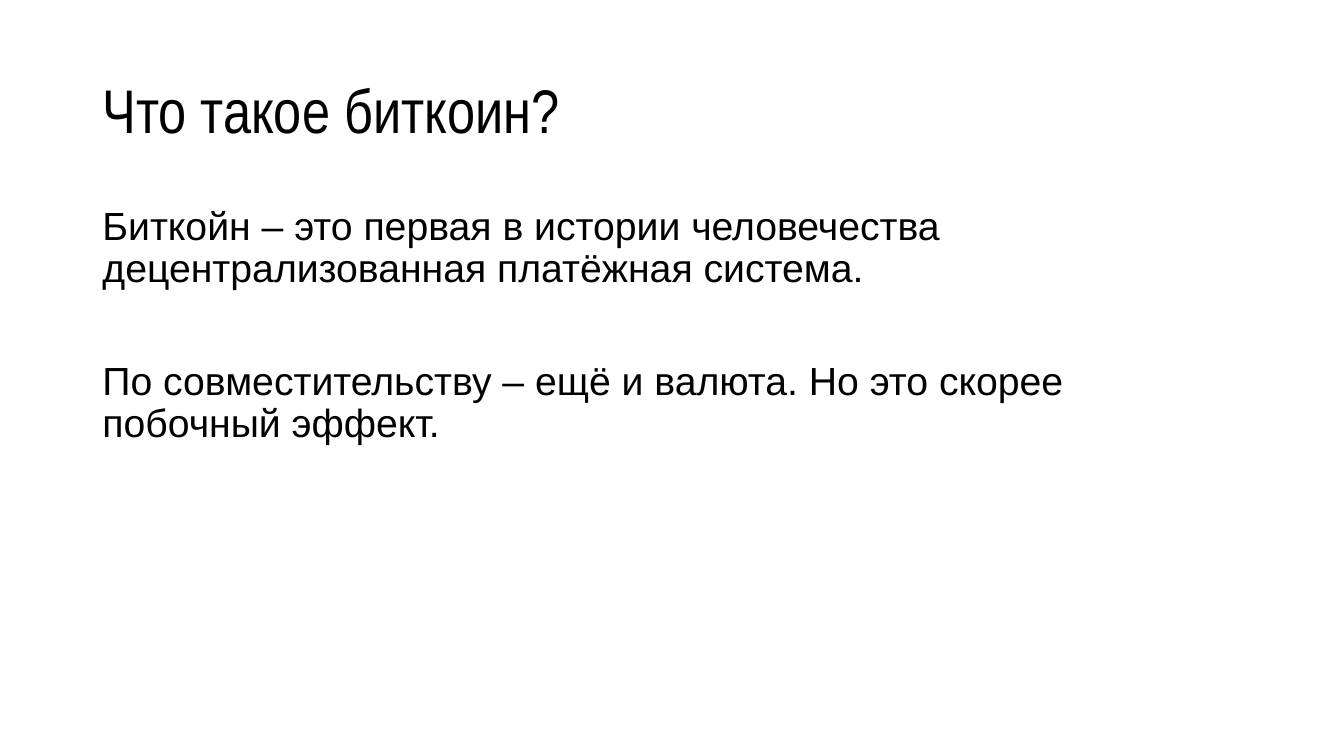
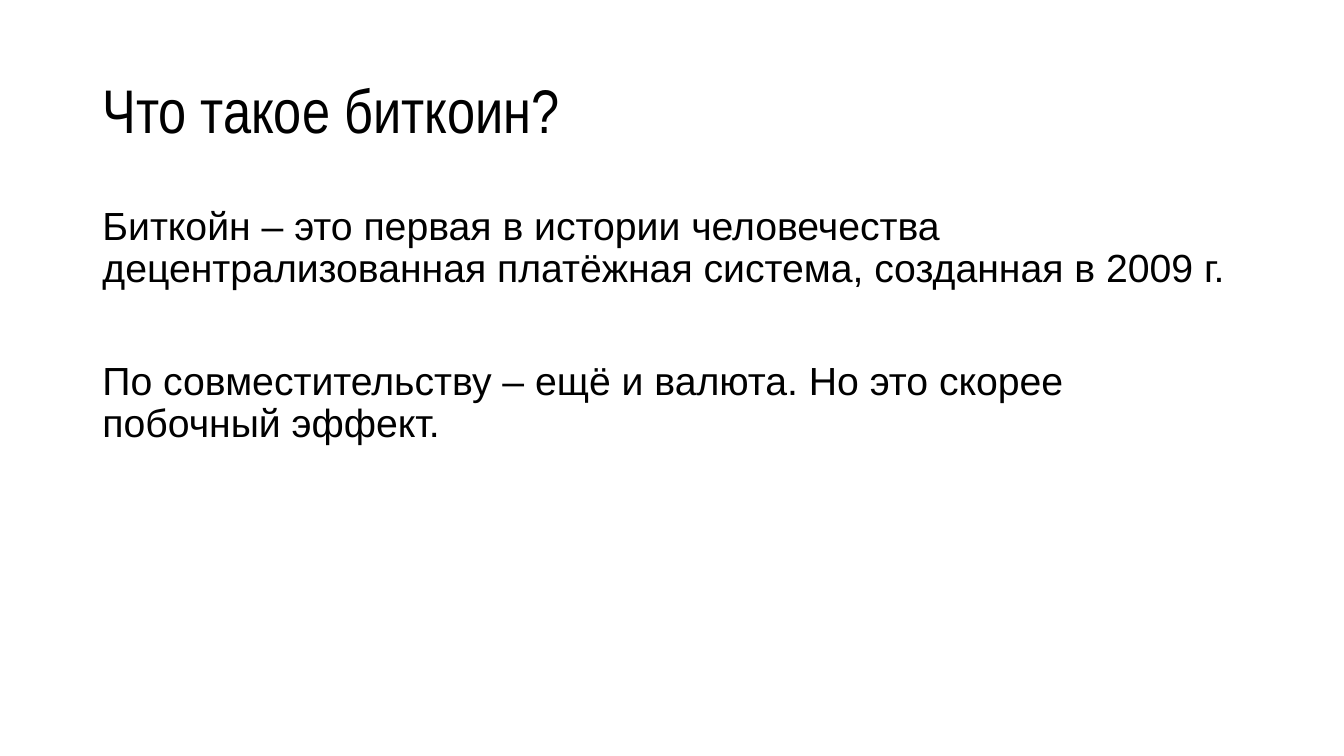
Before and after one commit to misteraverin/blockchain-materials, a slide deck: slide 9 of bittalk_max.pptx. Drawn at 1344x756 pixels with LibreOffice and Linux fonts; fonts in the diff are those of the drawing. Boxes give left, top, right and bottom in pixels: in the first picture for what was removed or moved away, otherwise in the second. Text is boxed around its words. In the diff, an @@ line names an element or a change of style, - is before the commit and + after.

```diff
--- a/bittalk_max.pptx
+++ b/bittalk_max.pptx
@@ text at box(102, 211, 1224, 290): text changed @@
-Биткойн – это первая в истории человечества децентрализованная платёжная система.
+Биткойн – это первая в истории человечества децентрализованная платёжная система, созданная в 2009 г.
```
Also in this commit, not shown: 14 other slides changed, 19 slides added, 1 slide removed, 1 other file.
